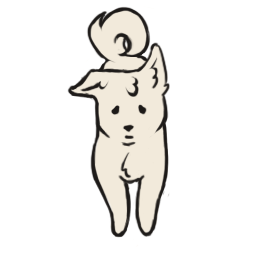
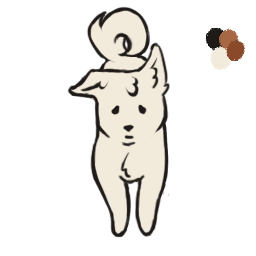
Before/after of a 256px x 256px layered artwork. What changed in the layer stack:
showed "Palette" over left=205, top=27, right=245, bottom=70
